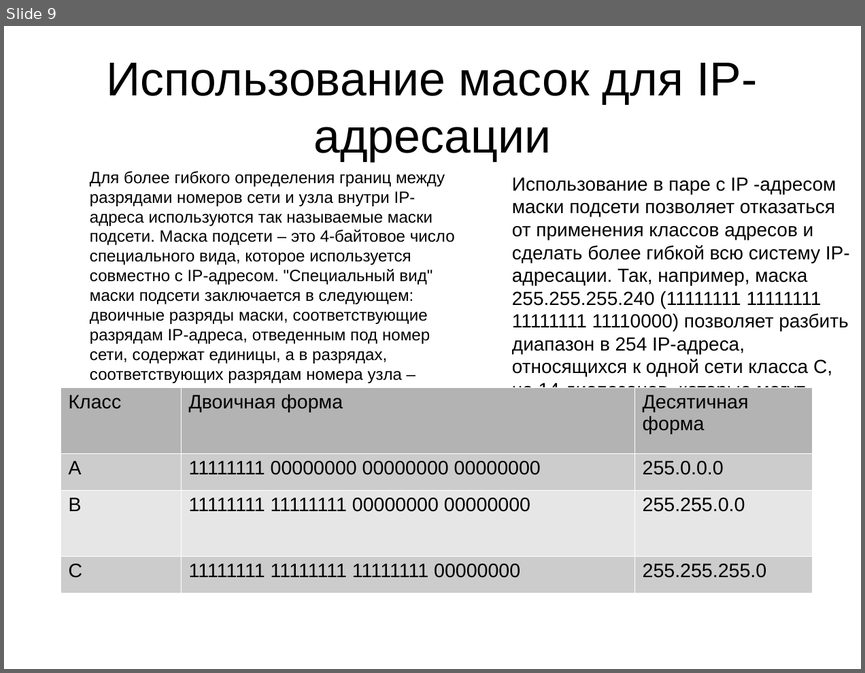
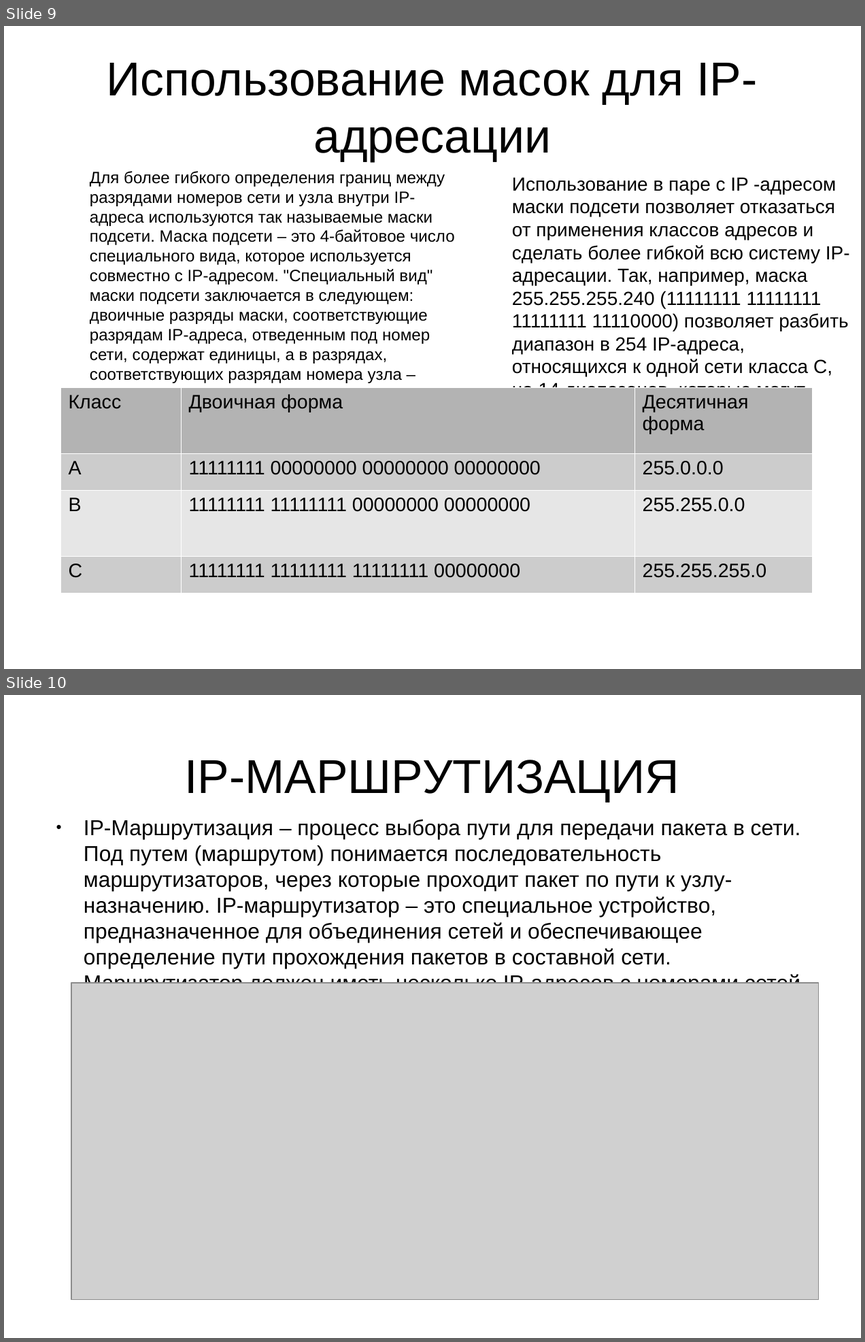
Before and after one commit to IvanSimeyko/network, a slide deck: network_layer.odp. Shown one above the other, each under a label of ours: slide 9 before the commit, slides 9 and 10 after it. The pictures are 865x673 and 865x1342 pixels, drawn with LibreOffice and Linux fonts; fonts in the diff are those of the drawing; grey boxes stand for pictures. Boxes give left, top, right and bottom in pixels: in the first picture for what was removed or moved away, otherwise in the second. Text is boxed around its words. In the diff, an @@ line names an element or a change of style, - is before the commit and + after.

```diff
--- a/network_layer.odp
+++ b/network_layer.odp
@@ slide 10 added at (x1=4, y1=695, x2=861, y2=1338), background #FFFFFF @@
@@ title added at (x1=185, y1=760, x2=679, y2=802), 44 pt, text #000000 @@
+IP-МАРШРУТИЗАЦИЯ
@@ text added at (x1=84, y1=819, x2=806, y2=983), 20 pt, text #000000 @@
+● IP-Маршрутизация – процесс выбора пути для передачи пакета в сети. Под путем (маршрутом) понимается последовательность маршрутизаторов, через которые проходит пакет по пути к узлу-назначению. IP-маршрутизатор – это специальное устройство, предназначенное для объединения сетей и обеспечивающее определение пути прохождения пакетов в составной сети. Маршрутизатор должен иметь несколько IP-адресов с номерами сетей, соответствующими номерам объединяемых сетей.
@@ picture added at (x1=71, y1=983, x2=819, y2=1299) @@
```
Also in this commit, not shown: 3 other slides added.
